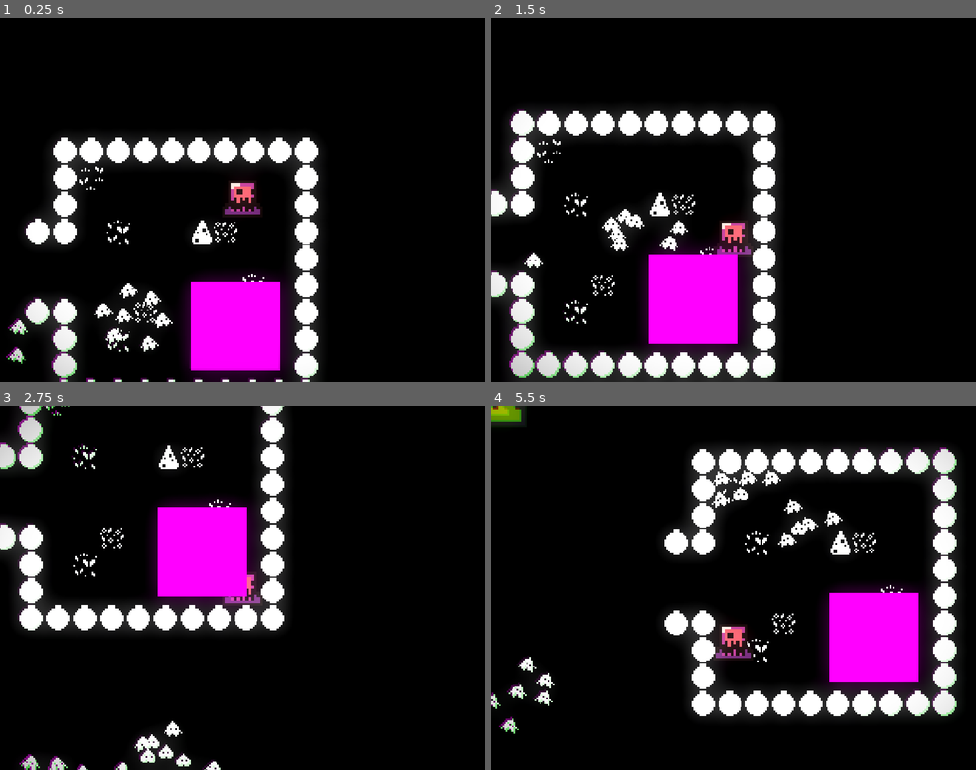
Above: before the commit, frames 1-4 (two rows, left to right).
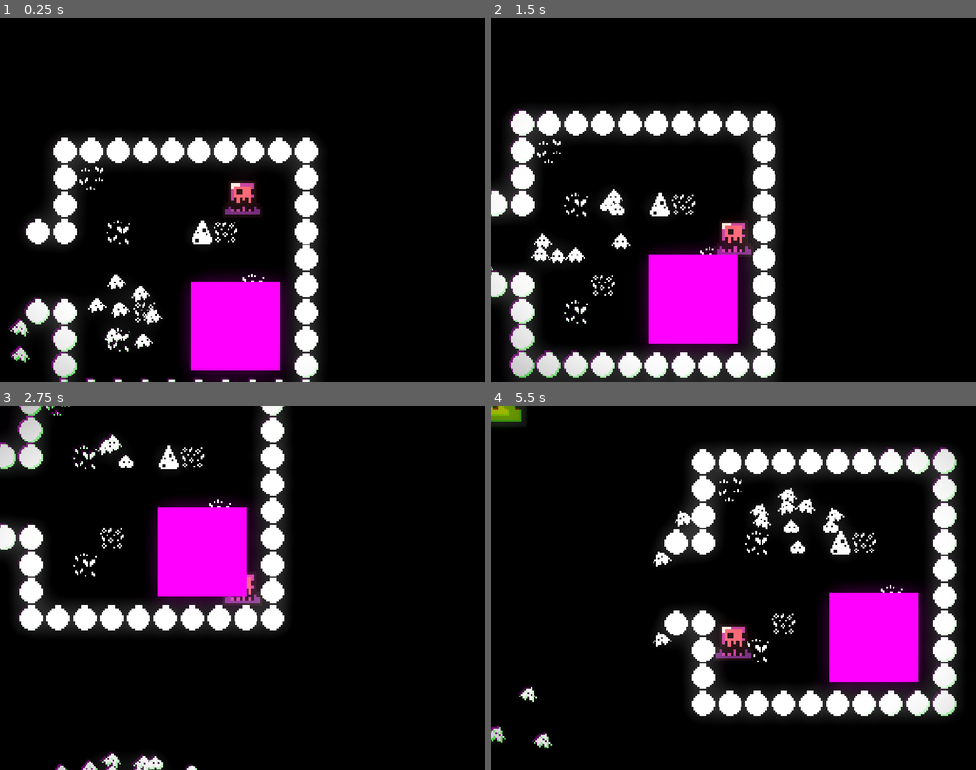
Above: after the commit, the same moments.

Repository: Octaniko/EnemyOfNone
Game: Godot game, scene res://scenes/world.tscn
The game is run twice, just before and just after one commit, with the same random seed, the same clock (stepped at 60 frames per second) and the same inputs.
Inputs:
- Up to frame 1 (0.25 s): no input
- Up to frame 2 (1.5 s): hold D (right) 0.53-1.28 s; hold Shift (recall) 0.53-1.28 s; hold S (down) from 1.28 s (still down); tap Space (rush) at 1.35 s
- Up to frame 3 (2.75 s): release S (down) at 2.03 s; hold D (right) from 2.03 s (still down); hold Shift (recall) from 2.03 s (still down)
- Up to frame 4 (5.5 s): release D (right) at 2.78 s; release Shift (recall) at 2.78 s; hold W (up) 2.78-3.53 s; tap Space (rush) at 2.85, 4.35 s; hold Shift (recall) 3.53-4.28 s; hold A (left) 3.53-5.03 s; hold S (down) from 5.03 s (still down); hold Shift (recall) from 5.03 s (still down)

The runs differ from the first frame. In frame 1, 0.9% of the frame differs, in the area x 1-36%, y 70-95%; in frame 2, 1.1%; in frame 3, 1.4%; in frame 4, 2.2%, in the area x 0-73%, y 17-94%.

Commit message:
refactor: New Unit Follow state logic for multiple targets

Diff:
--- a/scenes/entities/unit/states/unit_follow.gd
+++ b/scenes/entities/unit/states/unit_follow.gd
@@ -4,12 +4,32 @@
 @export var idle_state: State = null
 @export var follow_speed := 200.0
 
+var follow_target_node: Node2D = null
+var follow_target_point: Vector2 = Vector2.ZERO
+
+func set_follow_target(node: Node2D) -> void:
+	follow_target_node = node
+	follow_target_point = Vector2.ZERO
+
+func set_follow_point(point: Vector2) -> void:
+	follow_target_node = null
+	follow_target_point = point
+
 func enter() -> void:
 	move_speed = follow_speed
 	super()
 	animations.play(animation_name)
-	if parent.has_method("get_follow_target_position"):
-		parent.navigation_agent_2d.target_position = parent.get_follow_target_position()
+	_update_navigation_target()
+
+func _update_navigation_target() -> void:
+	var target = _get_current_target_position()
+	if target != null:
+		parent.navigation_agent_2d.target_position = target
+
+func _get_current_target_position() -> Vector2:
+	if follow_target_node:
+		return follow_target_node.global_position
+	return follow_target_point
 
 func process_input(event: InputEvent) -> State:
 	if event.is_action_pressed("rush"):
@@ -17,23 +37,22 @@
 	return null
 
 func process_physics(delta: float) -> State:
-	if parent and parent.has_method("get_follow_target_position"):
-		parent.navigation_agent_2d.target_position = parent.get_follow_target_position()
+	var target = _get_current_target_position()
+	parent.navigation_agent_2d.target_position = target
 
 	if parent.navigation_agent_2d.is_navigation_finished():
-		parent.velocity = Vector2.ZERO
-		parent.animations.play("idle")
-		return null
+		return idle_state
 
-	var current_agent_position = parent.global_position
+
+	var current_position = parent.global_position
 	var next_path_position = parent.navigation_agent_2d.get_next_path_position()
-	var direction = (next_path_position - current_agent_position).normalized()
-	var new_direction = direction * move_speed
+	var direction = (next_path_position - current_position).normalized()
+	var desired = direction * move_speed
 
 	if parent.navigation_agent_2d.avoidance_enabled:
-		parent.navigation_agent_2d.set_velocity(new_direction)
+		parent.navigation_agent_2d.set_velocity(desired)
 	else:
-		_on_navigation_agent_2d_velocity_computed(new_direction)
+		_on_navigation_agent_2d_velocity_computed(desired)
 
 	parent.move_and_slide()
 	parent.animations.flip_h = parent.velocity.x < 0
--- a/scenes/entities/unit/unit.tscn
+++ b/scenes/entities/unit/unit.tscn
@@ -139,7 +139,7 @@
 sprite_frames = SubResource("SpriteFrames_8vpj5")
 animation = &"move"
 autoplay = "idle"
-frame_progress = 0.94082516
+frame_progress = 0.5245273
 
 [node name="CollisionShape2D" type="CollisionShape2D" parent="."]
 position = Vector2(0, 4)
